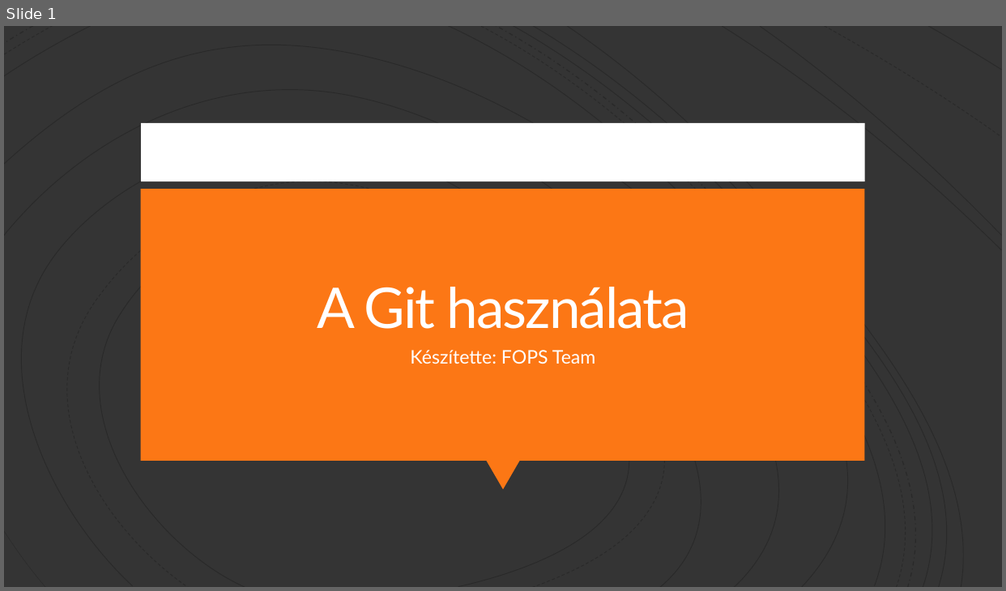
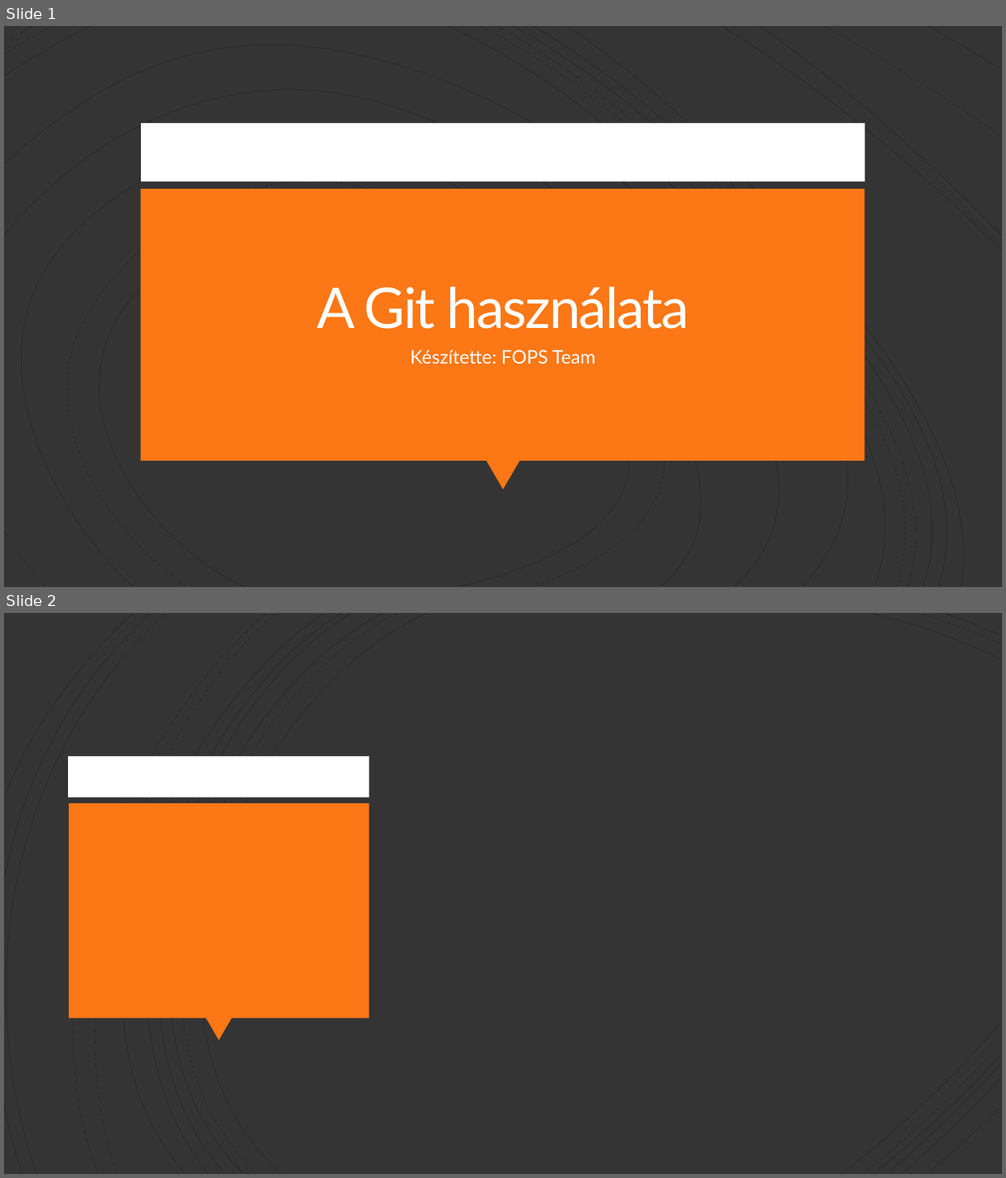
Before and after one commit to Peter-2007/FOPS, a slide deck: FOPS_Git.pptx. Shown one above the other, each under a label of ours: slide 1 before the commit, slides 1 and 2 after it. The pictures are 1006x591 and 1006x1178 pixels, drawn with LibreOffice and Linux fonts; fonts in the diff are those of the drawing. Boxes give left, top, right and bottom in pixels: in the first picture for what was removed or moved away, otherwise in the second. Text is boxed around its words. In the diff, an @@ line names an element or a change of style, - is before the commit and + after.

Commit message:
hazi

```diff
--- a/FOPS_Git.pptx
+++ b/FOPS_Git.pptx
@@ slide 2 added at bbox=[4, 613, 1002, 1174], background #343434 @@
@@ group added at bbox=[4, 613, 1000, 1174]: 21 freeform shapes @@
@@ rectangle added at bbox=[68, 756, 369, 797], fill #FFFFFF @@
@@ rectangle added at bbox=[68, 803, 368, 1018], fill #FC7715 @@
@@ triangle added at bbox=[206, 1018, 232, 1041], fill #FC7715 @@
```
